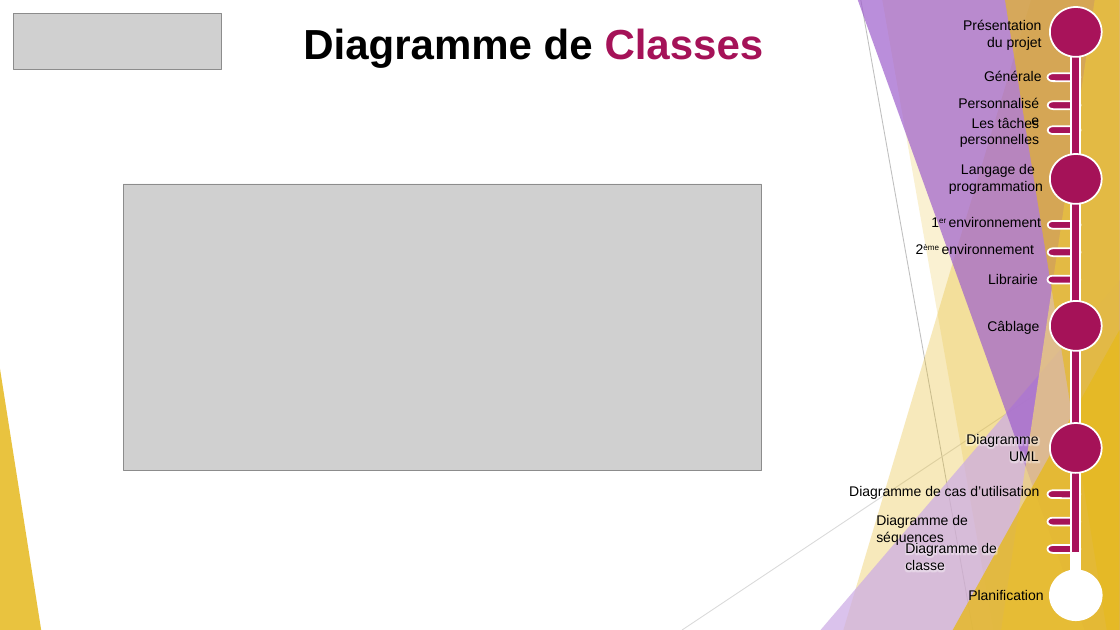
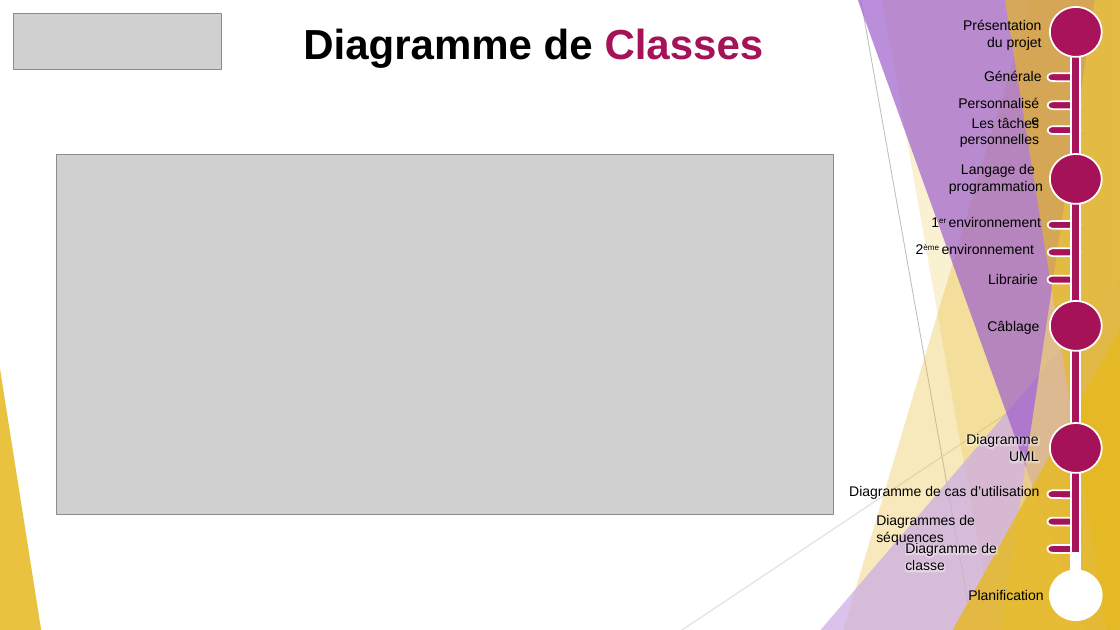
Before and after one commit to GuiguiMvn/Systeme-Escape-Game-Telethon, a slide deck: slide 14 of Guillaume/Documents/Diapo Revues/Revue 2 de projet étudiant 1 Escape Game Téléthon.pptx. Drawn at 1120x630 pixels with LibreOffice and Linux fonts; fonts in the diff are those of the drawing; grey boxes stand for pictures. Boxes give left, top, right and bottom in pixels: in the first picture for what was removed or moved away, otherwise in the second. Text is boxed around its words. In the diff, an @@ line names an element or a change of style, - is before the commit and + after.

```diff
--- a/Guillaume/Documents/Diapo Revues/Revue 2 de projet étudiant 1 Escape Game Téléthon.pptx
+++ b/Guillaume/Documents/Diapo Revues/Revue 2 de projet étudiant 1 Escape Game Téléthon.pptx
@@ picture: place and size @@
-picture at box(124, 184, 762, 471)
+picture at box(56, 154, 833, 514)
@@ text at box(876, 514, 975, 546): text changed @@
-Diagramme de séquences
+Diagrammes de séquences
```
Also in this commit, not shown: 14 other slides changed, 3 other files.
